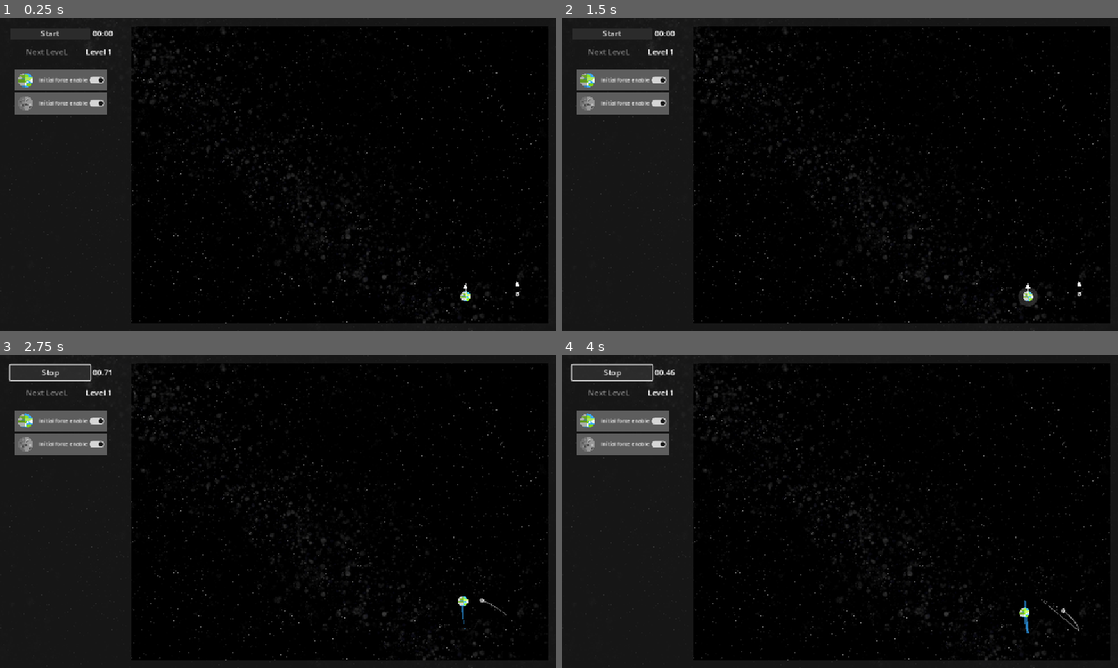
Above: before the commit, frames 1-4 (two rows, left to right).
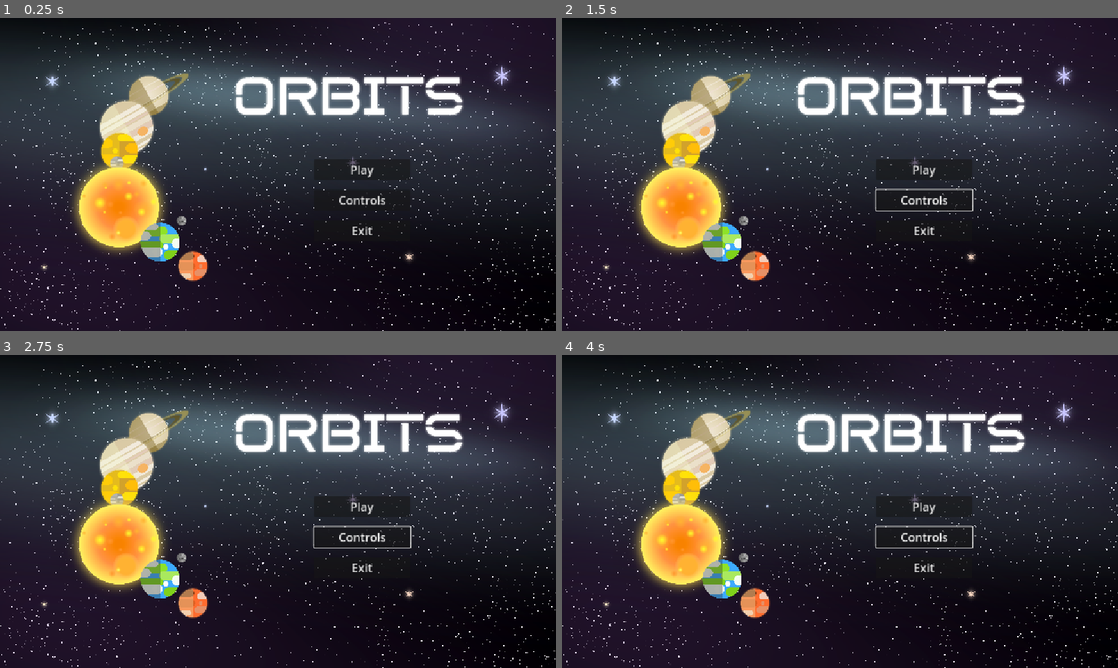
Above: after the commit, the same moments.

Repository: Ahmed-Dardouri/GMTK_prototype_orbits
Game: Godot game, scene res://scenes/main.tscn
The game is run twice, just before and just after one commit, with the same random seed, the same clock (stepped at 60 frames per second) and the same inputs. Before the commit the project starts from res://scenes/game.tscn.
Inputs (mouse positions are in pixels of both pictures, inside the frame that each line leads up to):
- Up to frame 1 (0.25 s): no input
- Up to frame 2 (1.5 s): click (923, 199) at 0.5 s, where only the run after the commit has a clickable "Controls"; click (1029, 296) at 1.27 s
- Up to frame 3 (2.75 s): click (50, 370) at 2 s, where only the run before the commit has a clickable "Start"
- Up to frame 4 (4 s): click (612, 373) at 2.75 s, where only the run before the commit has a clickable "Stop"; click (612, 373) at 3.5 s, where only the run before the commit has a clickable "Start"

The runs differ from the first frame. In frame 1, 69% of the frame differs, in the area x 0-100%, y 0-100%; in frame 2, 69%; in frame 3, 69%; in frame 4, 69%.

Commit message:
added home screen

Diff:
--- a/project.godot
+++ b/project.godot
@@ -11,7 +11,7 @@
 [application]
 
 config/name="Orbits"
-run/main_scene="uid://nv3u186nb4he"
+run/main_scene="uid://3yf30ahepiua"
 config/features=PackedStringArray("4.4", "Forward Plus")
 config/icon="res://icon.svg"
 
--- a/scenes/game.tscn
+++ b/scenes/game.tscn
@@ -24,29 +24,29 @@
 glow_bloom = 0.03
 glow_blend_mode = 1
 
-[node name="Game" type="Node"]
+[node name="Game" type="Node2D"]
 script = ExtResource("1_lbhrr")
 
 [node name="Milkyway" type="Sprite2D" parent="."]
 z_index = -500
-position = Vector2(2, -13)
-scale = Vector2(0.335, 0.335)
+position = Vector2(577.44, 308.4)
+scale = Vector2(0.36, 0.36)
 texture = ExtResource("2_trtic")
 
 [node name="sandbox" parent="." instance=ExtResource("3_lnu2h")]
 unique_name_in_owner = true
-position = Vector2(-576, -324)
+position = Vector2(-0.560059, -0.600037)
 
 [node name="UI" parent="." instance=ExtResource("2_yqjtg")]
-offset_left = -576.0
-offset_top = -324.0
-offset_right = -576.0
-offset_bottom = -324.0
-
-[node name="Camera2D" type="Camera2D" parent="."]
+offset_left = 13.4399
+offset_top = 120.4
+offset_right = 13.4399
+offset_bottom = 120.4
 
 [node name="god" parent="." instance=ExtResource("1_uwrxv")]
 unique_name_in_owner = true
+z_index = 50
+position = Vector2(575.44, 323.4)
 
 [node name="Bodies" type="Node2D" parent="."]
 visible = false
@@ -106,5 +106,6 @@
 
 [node name="explosion" parent="." instance=ExtResource("15_ir15t")]
 top_level = true
+position = Vector2(575.44, 323.4)
 
 [connection signal="timeout" from="Timer" to="." method="_on_timer_timeout"]
--- /dev/null
+++ b/scenes/home_screen.tscn
@@ -0,0 +1,50 @@
+[gd_scene load_steps=4 format=3 uid="uid://dbo7ug8j4epv7"]
+
+[ext_resource type="Texture2D" uid="uid://qcvy6ccr033h" path="res://sprites/orbits_bg_highres.png" id="1_lapbl"]
+[ext_resource type="Script" uid="uid://fhe447ba6fxh" path="res://scripts/home_screen.gd" id="1_ujmiq"]
+
+[sub_resource type="StyleBoxEmpty" id="StyleBoxEmpty_lapbl"]
+
+[node name="Home_screen" type="Control"]
+layout_mode = 3
+anchors_preset = 15
+anchor_right = 1.0
+anchor_bottom = 1.0
+grow_horizontal = 2
+grow_vertical = 2
+script = ExtResource("1_ujmiq")
+
+[node name="Sprite2D" type="Sprite2D" parent="."]
+position = Vector2(576, 324)
+scale = Vector2(0.25, 0.25)
+texture = ExtResource("1_lapbl")
+
+[node name="PanelContainer" type="PanelContainer" parent="."]
+custom_minimum_size = Vector2(200, 300)
+layout_mode = 0
+offset_left = 650.0
+offset_top = 292.0
+offset_right = 850.0
+offset_bottom = 592.0
+theme_override_styles/panel = SubResource("StyleBoxEmpty_lapbl")
+
+[node name="VBoxContainer" type="VBoxContainer" parent="PanelContainer"]
+layout_mode = 2
+theme_override_constants/separation = 20
+
+[node name="Play_Button" type="Button" parent="PanelContainer/VBoxContainer"]
+layout_mode = 2
+theme_override_font_sizes/font_size = 24
+text = "Play"
+
+[node name="Controls_Button" type="Button" parent="PanelContainer/VBoxContainer"]
+layout_mode = 2
+theme_override_font_sizes/font_size = 24
+text = "Controls"
+
+[node name="Exit_Button" type="Button" parent="PanelContainer/VBoxContainer"]
+layout_mode = 2
+theme_override_font_sizes/font_size = 24
+text = "Exit"
+
+[connection signal="button_down" from="PanelContainer/VBoxContainer/Play_Button" to="." method="_on_play_button_button_down"]
--- /dev/null
+++ b/scenes/main.tscn
@@ -0,0 +1,25 @@
+[gd_scene load_steps=5 format=3 uid="uid://3yf30ahepiua"]
+
+[ext_resource type="PackedScene" uid="uid://nv3u186nb4he" path="res://scenes/game.tscn" id="1_o5qli"]
+[ext_resource type="Script" uid="uid://bc0fqvgl0m05l" path="res://scripts/main.gd" id="1_sugp2"]
+[ext_resource type="PackedScene" uid="uid://dbo7ug8j4epv7" path="res://scenes/home_screen.tscn" id="2_0wfyh"]
+[ext_resource type="AudioStream" uid="uid://bp5h1nmtrco1f" path="res://audio/peaceful-24736.mp3" id="4_jyhfs"]
+
+[node name="main" type="Node"]
+script = ExtResource("1_sugp2")
+
+[node name="Home_screen" parent="." instance=ExtResource("2_0wfyh")]
+offset_right = 0.00012207
+
+[node name="Game" parent="." instance=ExtResource("1_o5qli")]
+visible = false
+
+[node name="Camera2D" type="Camera2D" parent="."]
+position = Vector2(576, 324)
+
+[node name="sfx" type="AudioStreamPlayer2D" parent="."]
+
+[node name="music" type="AudioStreamPlayer2D" parent="."]
+stream = ExtResource("4_jyhfs")
+autoplay = true
+parameters/looping = true
--- a/scripts/game.gd
+++ b/scripts/game.gd
@@ -1,4 +1,4 @@
-extends Node
+extends Node2D
 
 @onready var god := $god
 @onready var sandbox := $sandbox
@@ -7,15 +7,14 @@
 @onready var timer := $Timer
 @onready var explosion := $explosion
 
+signal explosion_sfx
+signal lvl_passed_sfx
+
 const MAX_LEVEL = 6
 var level :int = 0
 # Called when the node enters the scene tree for the first time.
 func _ready() -> void:
-	connect_bodies_signals()
-	connect_god_signals()
-	connect_ui_signals()
-	connect_sandbox_signals()
-	start_level()
+	restart()
 	pass # Replace with function body.
 
 
@@ -61,6 +60,7 @@
 	for index in range(level + 2):
 		var new_body = clone_body(bodies.get_child(index))
 		god.add_child(new_body)
+		print(new_body)
 
 	for god_child in god.get_children():
 		god_child.visible = true
@@ -75,6 +75,7 @@
 
 func connect_ui_signals():
 	ui.next_level_request.connect(load_next_level)
+	ui.timer_5s.connect(play_sfx_lvl_passed)
 
 func connect_god_signals():
 	god.simulation_started.connect(simulation_started_handler)
@@ -101,5 +102,16 @@
 
 func play_explosion(pos : Vector2):
 	explosion.global_position = pos
-	print(explosion.global_position)
 	explosion.play()
+	emit_signal("explosion_sfx")
+
+func restart():
+	level = 0
+	connect_bodies_signals()
+	connect_god_signals()
+	connect_ui_signals()
+	connect_sandbox_signals()
+	start_level()
+
+func play_sfx_lvl_passed():
+	emit_signal("lvl_passed_sfx")
--- a/scripts/god.gd
+++ b/scripts/god.gd
@@ -1,4 +1,4 @@
-extends Node
+extends Node2D
 
 signal simulation_stopped
 signal simulation_started
@@ -13,7 +13,6 @@
 
 # Called every frame. 'delta' is the elapsed time since the previous frame.
 func _physics_process(delta: float) -> void:
-
 	if simulation_ongoing == true:
 		apply_gravity_to_all()
 
--- /dev/null
+++ b/scripts/home_screen.gd
@@ -0,0 +1,21 @@
+extends Control
+
+signal play
+signal exit
+
+@onready var play_button := $PanelContainer/VBoxContainer/Play_Button
+@onready var ctrl_button := $PanelContainer/VBoxContainer/Controls_Button
+@onready var exit_button := $PanelContainer/VBoxContainer/Exit_Button
+# Called when the node enters the scene tree for the first time.
+func _ready() -> void:
+	pass # Replace with function body.
+
+
+# Called every frame. 'delta' is the elapsed time since the previous frame.
+func _process(delta: float) -> void:
+	pass
+
+
+func _on_play_button_button_down() -> void:
+	emit_signal("play")
+	pass # Replace with function body.
--- /dev/null
+++ b/scripts/main.gd
@@ -0,0 +1,43 @@
+extends Node
+
+@onready var home := $Home_screen
+@onready var game := $Game
+
+@onready var music := $music
+@onready var sfx := $sfx
+
+var sfx_explosion = preload("res://audio/explosion.wav")
+var sfx_lvl_passed = preload("res://audio/level_passed.wav")
+# Called when the node enters the scene tree for the first time.
+func _ready() -> void:
+	connect_home_signals()
+	connect_game_signals()
+	home.show()
+	game.hide()
+	pass # Replace with function body.
+
+
+# Called every frame. 'delta' is the elapsed time since the previous frame.
+func _process(delta: float) -> void:
+	pass
+
+
+
+func connect_home_signals():
+	home.play.connect(restart_game)
+
+func connect_game_signals():
+	game.explosion_sfx.connect(play_explosion_sfx)
+	game.lvl_passed_sfx.connect(play_lvl_passed_sfx)
+
+func restart_game():
+	game.show()
+	home.hide()
+
+func play_explosion_sfx():
+	sfx.stream = sfx_explosion
+	sfx.play()
+
+func play_lvl_passed_sfx():
+	sfx.stream = sfx_lvl_passed
+	sfx.play()
--- a/scripts/planet.gd
+++ b/scripts/planet.gd
@@ -25,6 +25,7 @@
 
 
 func _ready() -> void:
+	print(global_position)
 	trail.set_custom_color(trail_color)
 	var scale_multiplier : float = sqrt(MASS/100.0) / 4
 	sprite.texture = sprite_texture
--- a/scripts/trail.gd
+++ b/scripts/trail.gd
@@ -23,6 +23,5 @@
 	return main_body.global_position
 
 func set_custom_color(col: Color) -> void:
-	print(custom_color)
 	custom_color = col
 	default_color = custom_color
--- a/scripts/ui.gd
+++ b/scripts/ui.gd
@@ -1,7 +1,7 @@
 extends Control
 
 signal next_level_request
-
+signal timer_5s
 
 @onready var god : Node2D = %god
 @onready var bodies_ui = $PanelContainer/MarginContainer/VBoxContainer/MarginContainer/bodies_ui
@@ -16,7 +16,6 @@
 var timer_sigmal_emitted : bool = false
 var simulation_ongoing : bool = false
 
-var game_mngr : Node
 
 var counter_value : float = 0
 
@@ -91,6 +90,7 @@
 		timer_sigmal_emitted = true
 		counter_label.add_theme_color_override("font_color", Color.GREEN)
 		next_lvl_button.disabled = false
+		emit_signal("timer_5s")
 
 func _on_level_up_button_button_down() -> void:
 	emit_signal("next_level_request")
Not shown, added: audio/explosion.wav.import
Not shown, added: audio/level_passed.wav.import
Not shown, added: audio/peaceful-24736.mp3.import
Not shown, added: scripts/home_screen.gd.uid
Not shown, added: scripts/main.gd.uid
Binary file added: sprites/orbits_bg_highres.png
Not shown, added: sprites/orbits_bg_highres.png.import
Not shown, added: audio/explosion.wav
Not shown, added: audio/level_passed.wav
Not shown, added: audio/peaceful-24736.mp3
Not shown, changed: build/Orbits_web.zip
Not shown, changed: build/web/index.html
(and 1 more such lines)
